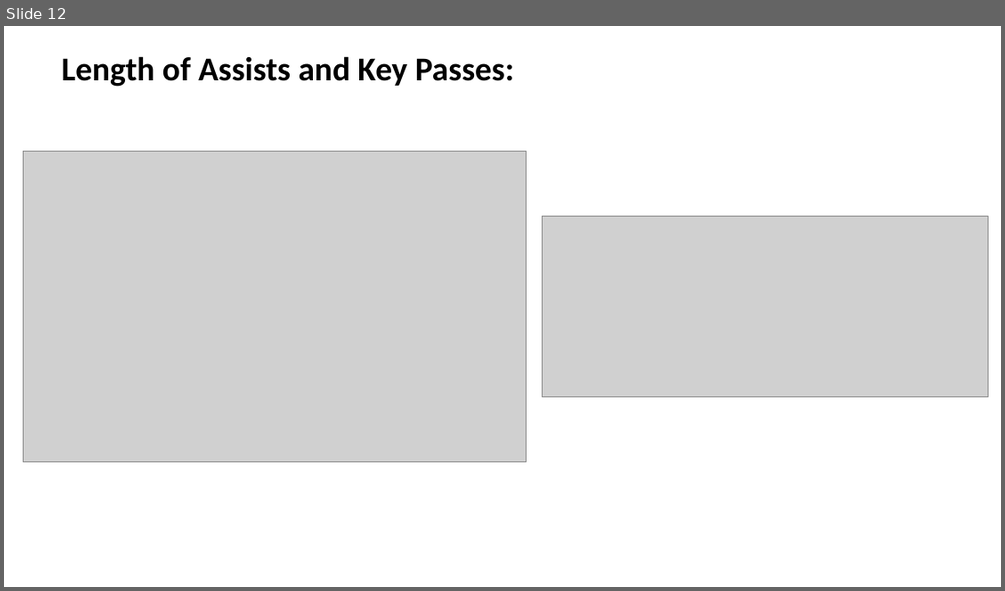
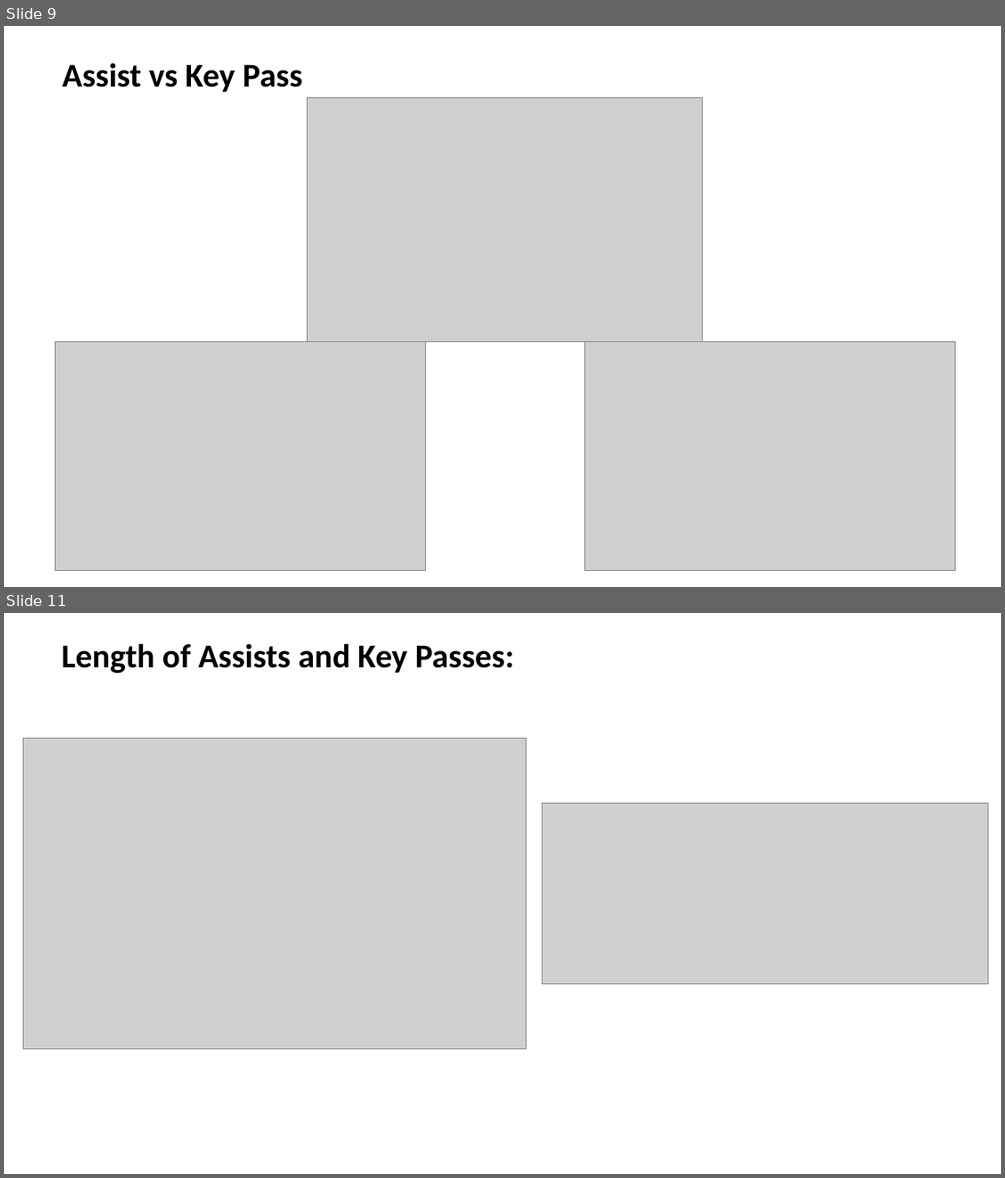
Before and after one commit to rmesina/T2_Codes-R-Us, a slide deck: midterm_project/Determining which variables contribute to likely hood of.pptx. Shown one above the other, each under a label of ours: slide 12 before the commit, slides 9 and 11 after it; the slides between them are not shown. The pictures are 1005x591 and 1005x1178 pixels, drawn with LibreOffice and Linux fonts; fonts in the diff are those of the drawing; grey boxes stand for pictures. Boxes give left, top, right and bottom in pixels: in the first picture for what was removed or moved away, otherwise in the second. Text is boxed around its words. In the diff, an @@ line names an element or a change of style, - is before the commit and + after.

```diff
--- a/midterm_project/Determining which variables contribute to likely hood of.pptx
+++ b/midterm_project/Determining which variables contribute to likely hood of.pptx
@@ slide 9 added at <box>4,26,1001,587</box>, background #FFFFFF @@
@@ text added at <box>62,63,302,92</box>, 32 pt, text #000000, bold @@
+Assist vs Key Pass
@@ picture added at <box>307,98,703,342</box> @@
@@ picture added at <box>55,342,425,571</box> @@
@@ picture added at <box>584,342,955,571</box> @@
@@ what was slide 12 is now slide 11 @@
```
Also in this commit, not shown: 3 slides changed, 1 other slide added, 3 slides removed, 9 other files.
